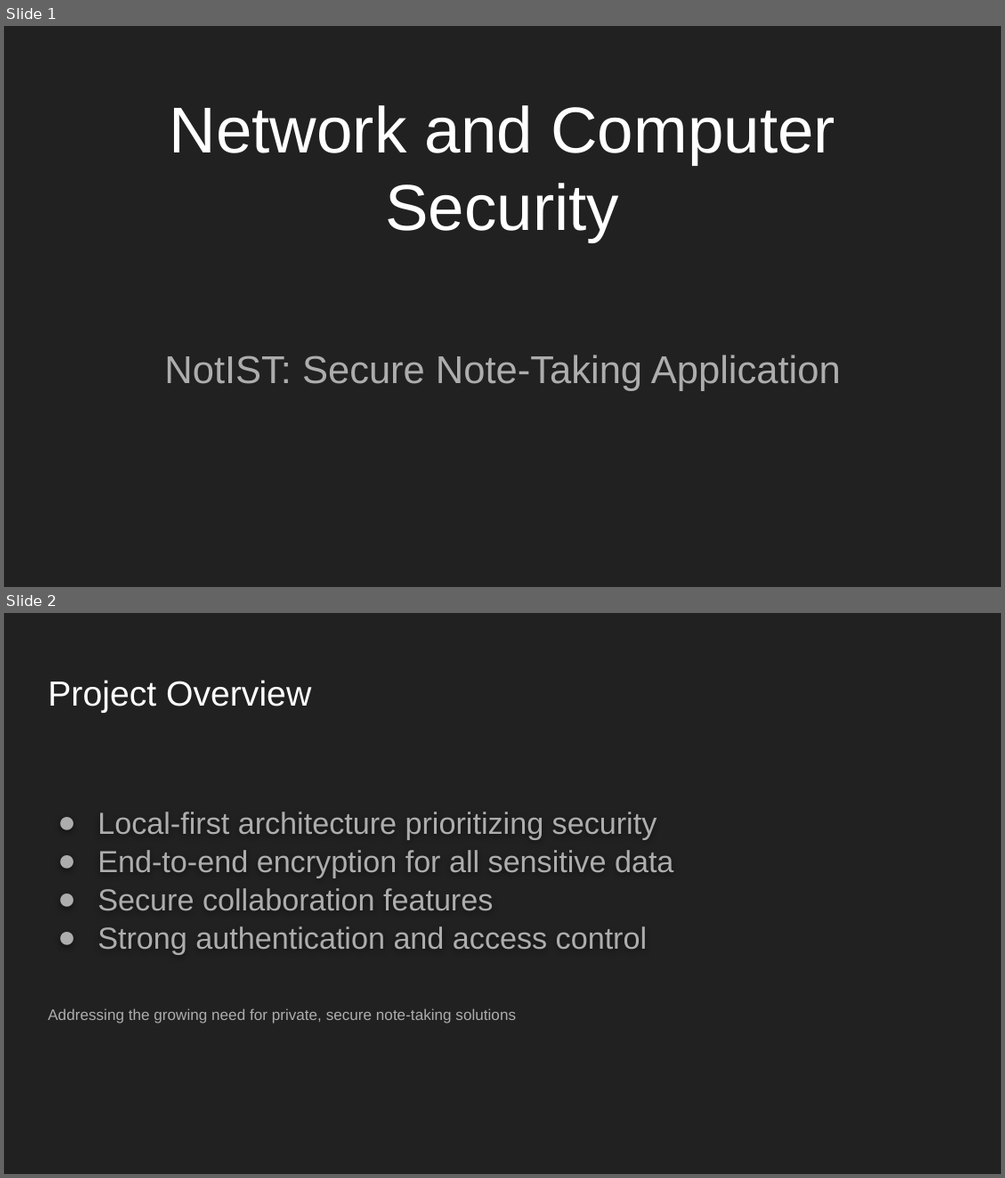
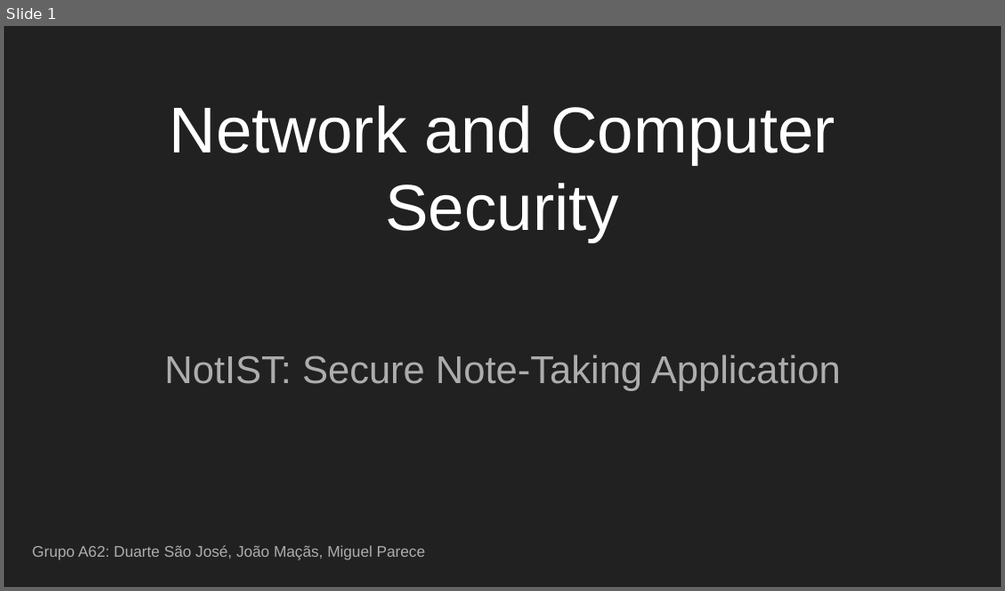
Before and after one commit to DuarteSJ/NoteIST, a slide deck: PRESENTATION.pptx. Shown one above the other, each under a label of ours: slides 1 and 2 before the commit, slide 1 after it. The pictures are 1005x1178 and 1005x591 pixels, drawn with LibreOffice and Linux fonts; fonts in the diff are those of the drawing. Boxes give left, top, right and bottom in pixels: in the first picture for what was removed or moved away, otherwise in the second. Text is boxed around its words. In the diff, an @@ line names an element or a change of style, - is before the commit and + after.

```diff
--- a/PRESENTATION.pptx
+++ b/PRESENTATION.pptx
@@ slide 2 removed at bbox=[4, 613, 1001, 1174], background #212121 @@
@@ title removed at bbox=[48, 680, 311, 713] @@
-Project Overview
@@ text removed at bbox=[97, 811, 673, 955] @@
-● Local-first architecture prioritizing security
-● End-to-end encryption for all sensitive data
-● Secure collaboration features
-● Strong authentication and access control
@@ text removed at bbox=[48, 1008, 516, 1023] @@
-Addressing the growing need for private, secure note-taking solutions
@@ slide 1 changed as well @@
@@ subtitle added at bbox=[32, 545, 426, 560], 11.1 pt, text #ADADAD @@
+Grupo A62: Duarte São José, João Maçãs, Miguel Parece
```
Also in this commit, not shown: 5 other slides changed, 2 slides added, 2 other slides removed, 1 other file.
